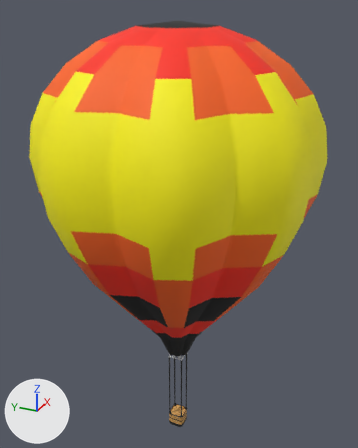
Renders of the FBX model Assets/Models/Air_Balloon2.fbx from each side of a commit.
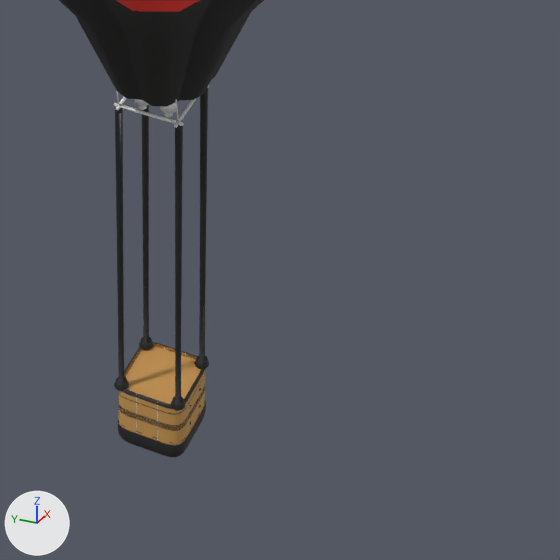
There are two pictures of each version: one whole from a 50 mm lens placed at (-35.1, -15.9, 35.1), pointed at (1.2, 0.4, 17.0), one close up on the part from 41% to 72% of the width and 75% to 100% of the height. The lights are fixed; the arrows at lower left show +X, +Y and +Z. Where no turn or scale is listed for an object, it has been applied to the vertices. Vertices at the same position are counted once.

In view in the first close-up: 'Balloon', 'HotAirBalloon'.
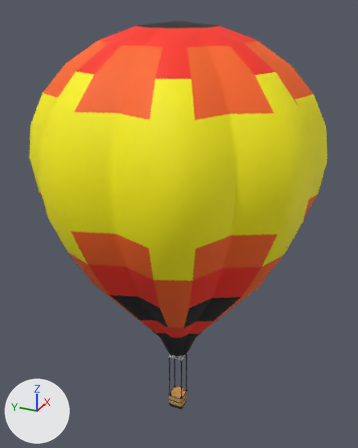
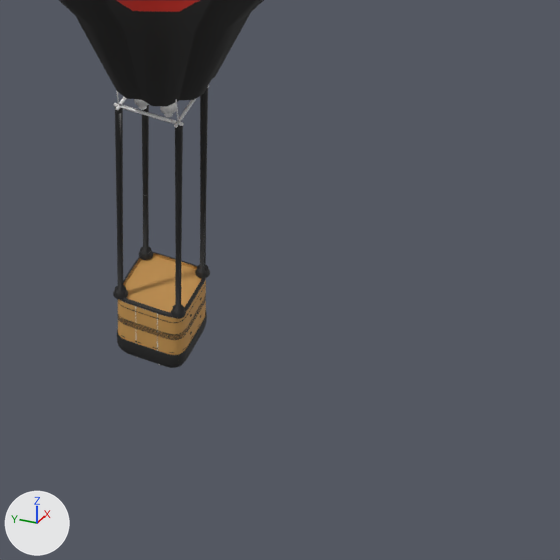
What differs and where, as boxes [x1, y1, x2, y2] in the close-ups (560 x 560 px; the box of a moved part takes in the faces that stretch with it):
'HotAirBalloon', reshaped (24% shorter)
    before: [114, 85, 209, 457]
    after: [113, 85, 210, 368]
part 1 of me_circle, moved or reshaped
    before: [122, 342, 205, 409]
    after: [121, 252, 206, 318]
part 2 of me_circle, moved or reshaped
    before: [121, 390, 205, 431]
    after: [118, 299, 206, 340]
part 3 of me_circle, moved or reshaped
    before: [119, 389, 205, 430]
    after: [118, 298, 206, 339]
part 4 of me_circle, moved or reshaped
    before: [119, 390, 204, 428]
    after: [118, 297, 206, 338]
part 5 of me_circle, moved or reshaped
    before: [118, 389, 204, 427]
    after: [120, 304, 202, 336]
part 6 of me_circle, moved or reshaped
    before: [118, 388, 204, 426]
    after: [121, 301, 203, 335]
part 7 of me_circle, moved or reshaped
    before: [122, 374, 205, 415]
    after: [121, 283, 206, 323]
part 8 of me_circle, moved or reshaped
    before: [114, 125, 209, 457]
    after: [113, 125, 210, 368]

The change, as a list of edits to the scene's bpy script:
```text
Change me_circle:
    used by ob_hotairballoon; location = (0.07, 0.05, -3.52)
    remove me_circle.from_pydata(...)  # 6928 vertices, 6318 faces; spans x -0.83..0.7, y -0.84..0.73, z -1.48..7.91
    add me_circle.from_pydata(...)  # 6928 vertices, 6318 faces; spans x -0.83..0.7, y -0.84..0.73, z 0.95..7.91
    me_circle part 1: the loose piece of 432 vertices spanning x -0.82..0.69, y -0.81..0.7, z -0.01..0.07 is moved by (0.0, 0.0, 2.44)
    me_circle part 2: the loose piece of 240 vertices spanning x -0.81..0.68, y -0.8..0.69, z -0.59..-0.57 is moved by (0.0, 0.0, 2.44)
    me_circle part 3: the loose piece of 240 vertices spanning x -0.81..0.68, y -0.8..0.69, z -0.56..-0.54 is moved by (0.0, 0.0, 2.44)
    me_circle part 4: the loose piece of 240 vertices spanning x -0.81..0.68, y -0.8..0.69, z -0.53..-0.51 is moved by (0.0, 0.0, 2.44)
    me_circle part 5: the loose piece of 240 vertices spanning x -0.81..0.68, y -0.8..0.69, z -0.5..-0.48 is moved by (0.0, 0.0, 2.44)
    me_circle part 6: the loose piece of 240 vertices spanning x -0.81..0.68, y -0.8..0.69, z -0.47..-0.45 is moved by (0.0, 0.0, 2.44)
    me_circle part 7: the loose piece of 240 vertices spanning x -0.81..0.68, y -0.8..0.69, z -0.15..-0.13 is moved by (0.0, 0.0, 2.44)
    me_circle part 8: 3544 of the vertices in x -0.83..0.7, y -0.84..0.73, z -1.48..1.65 are moved by (0.0, 0.0, 2.44)
Change ob_cube_006:
    ob_cube_006.location: (0.0, 0.0, -4.23) -> (0.0, 0.0, -1.81)
```
